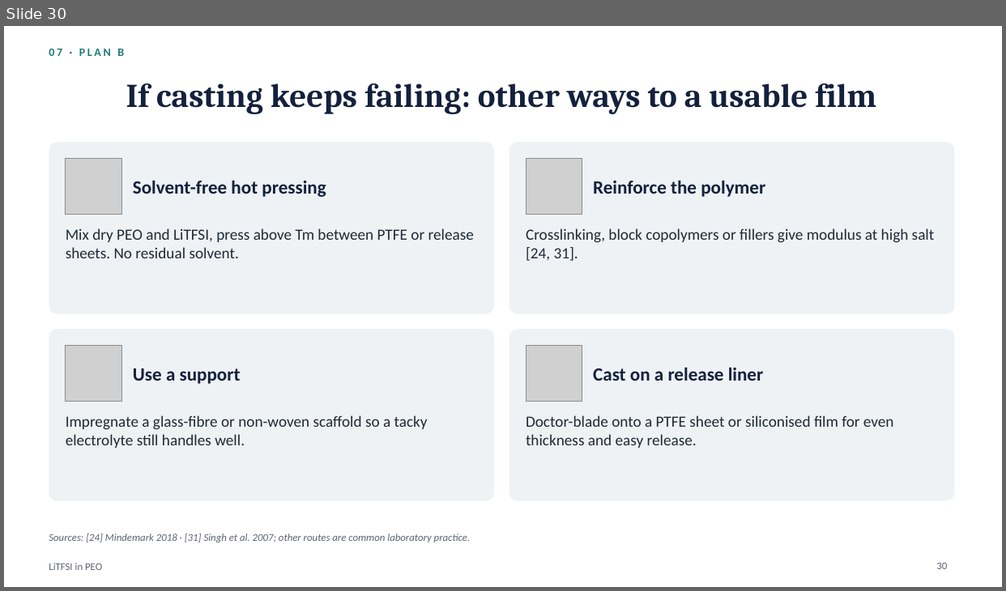
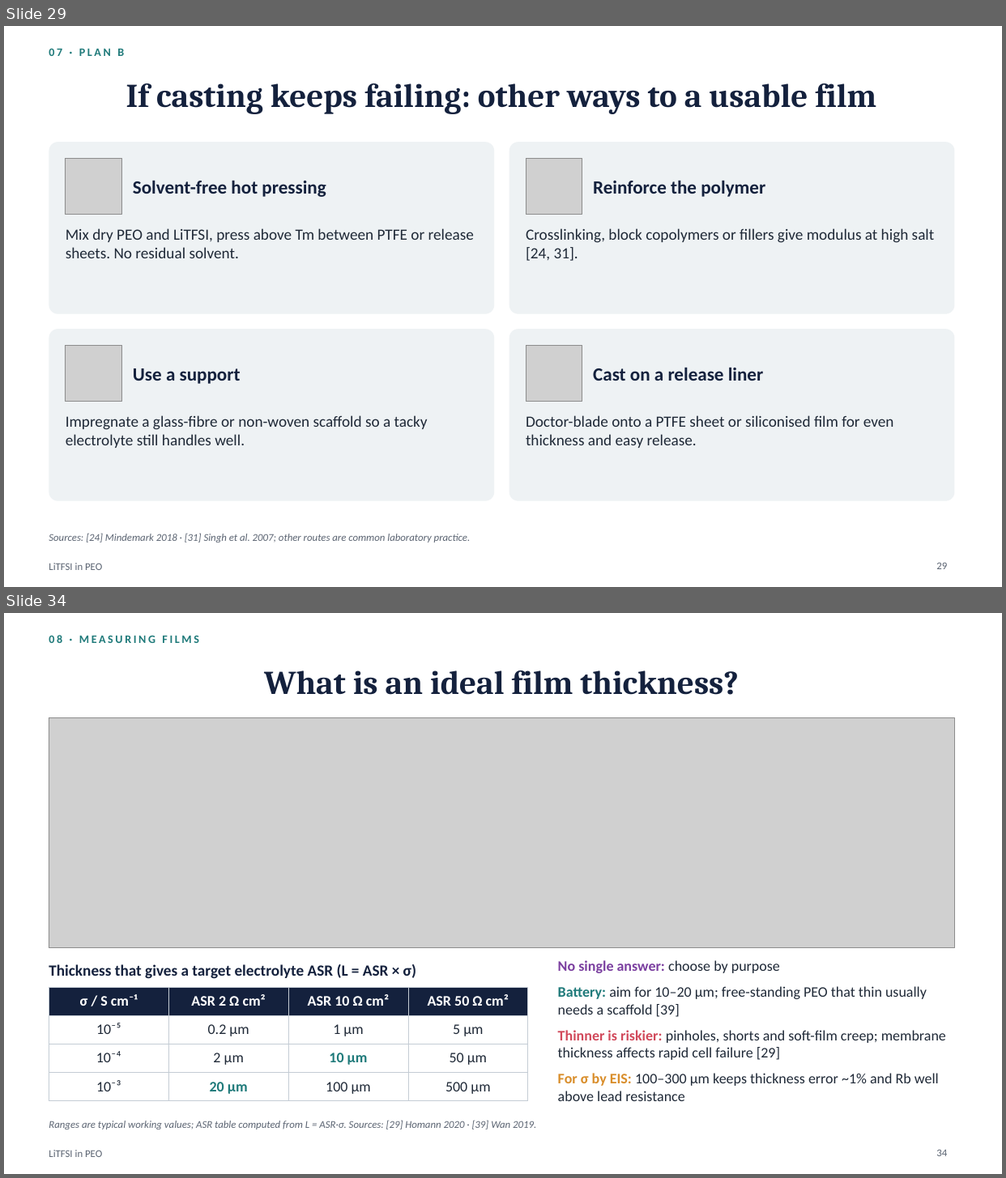
Before and after one commit to zhaoyuw44-lang/Trash, a slide deck: litfsi_peo_ppt/LiTFSI_in_PEO.pptx. Shown one above the other, each under a label of ours: slide 30 before the commit, slides 29 and 34 after it; the slides between them are not shown. The pictures are 1006x591 and 1006x1178 pixels, drawn with LibreOffice and Linux fonts; fonts in the diff are those of the drawing; grey boxes stand for pictures. Boxes give left, top, right and bottom in pixels: in the first picture for what was removed or moved away, otherwise in the second. Text is boxed around its words. In the diff, an @@ line names an element or a change of style, - is before the commit and + after.

```diff
--- a/litfsi_peo_ppt/LiTFSI_in_PEO.pptx
+++ b/litfsi_peo_ppt/LiTFSI_in_PEO.pptx
@@ slide 34 added at (4,613,1002,1174), background #FFFFFF; not listed: 1 template element that a slide beside it also shows @@
@@ text added at (49,635,199,643), 11 pt, text #1F7A7A, bold @@
+08 · MEASURING FILMS
@@ title added at (264,671,739,695), 32 pt, text #14213D, bold @@
+What is an ideal film thickness?
@@ picture added at (49,717,955,948) @@
@@ text added at (49,965,416,979), 15 pt, text #14213D, bold @@
+Thickness that gives a target electrolyte ASR (L = ASR × σ)
@@ text added at (558,960,946,1101), 14 pt, text #1F2937 @@
+• No single answer: choose by purpose
+• Battery: aim for 10–20 µm; free-standing PEO that thin usually needs a scaffold [39]
+• Thinner is riskier: pinholes, shorts and soft-film creep; membrane thickness affects rapid cell failure [29]
+• For σ by EIS: 100–300 µm keeps thickness error ~1% and Rb well above lead resistance
@@ table added at (49,987,528,1097), 4 rows, 4 columns @@
+σ / S cm⁻¹ | ASR 2 Ω cm² | ASR 10 Ω cm² | ASR 50 Ω cm²
+10⁻⁵ | 0.2 µm | 1 µm | 5 µm
+10⁻⁴ | 2 µm | 10 µm | 50 µm
+10⁻³ | 20 µm | 100 µm | 500 µm
@@ text added at (49,1120,536,1130), 10 pt, text #5B6472, italic @@
+Ranges are typical working values; ASR table computed from L = ASR·σ. Sources: [29] Homann 2020 · [39] Wan 2019.
@@ page number added at (936,1149,947,1157), 10 pt, text #5B6472 @@
+34
@@ what was slide 30 is now slide 29 @@
@@ page number at (936,562,947,570): text changed @@
-30
+29
```
Also in this commit, not shown: 6 slides changed, 3 other slides added, 8 other files.
